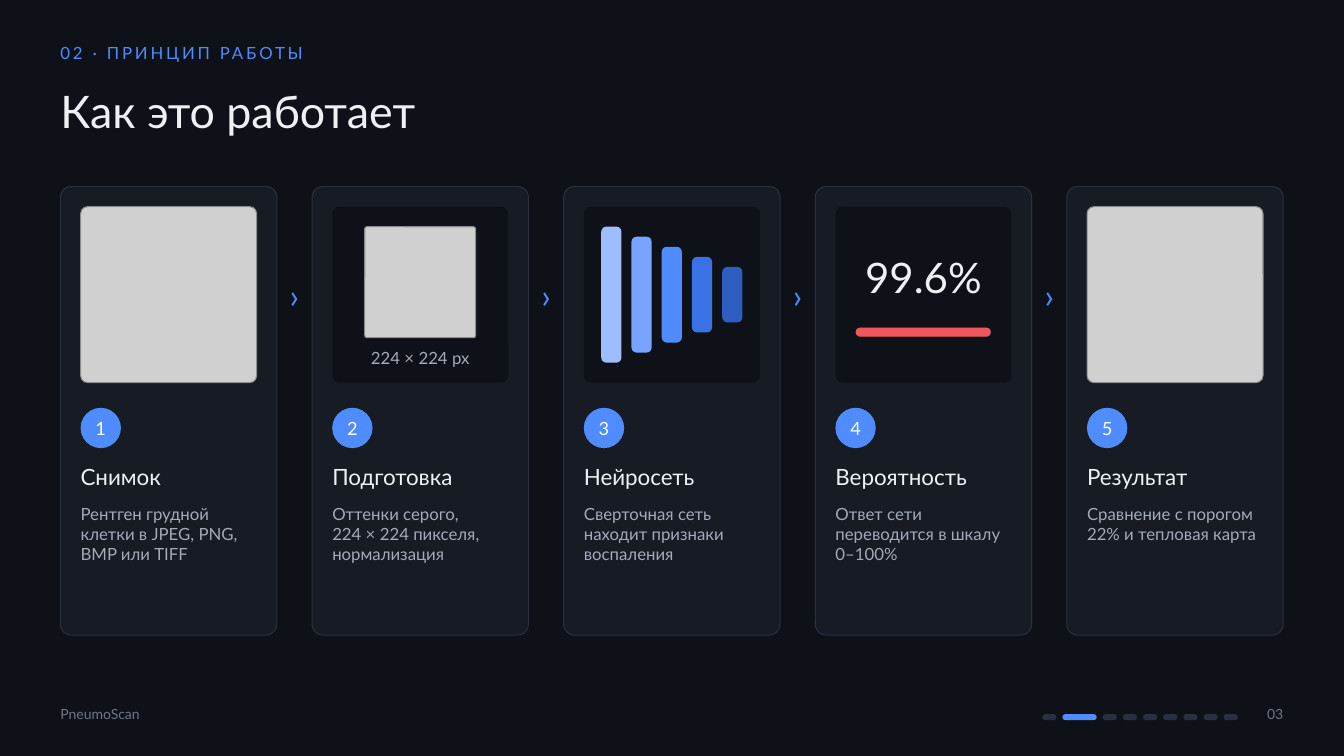
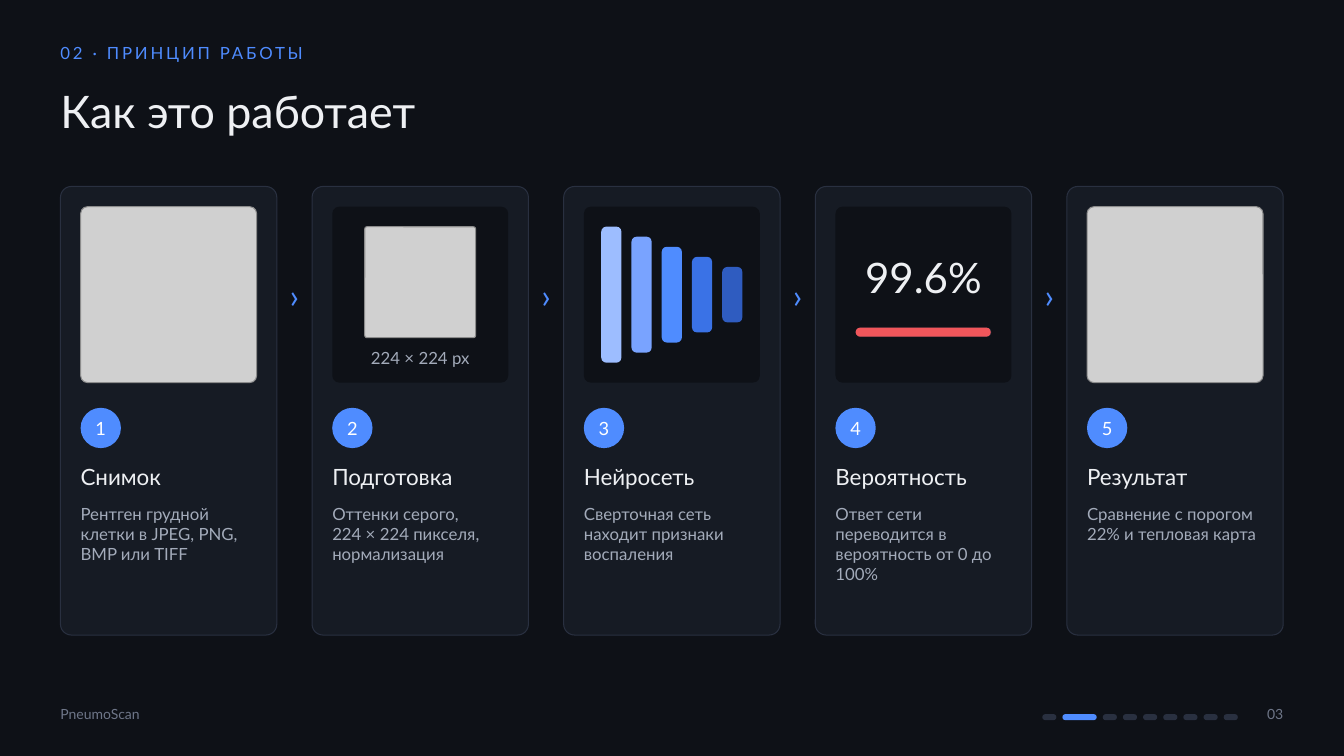
Before and after one commit to SolomonDi/Python-AI, a slide deck: slide 3 of PneumoScan_presentation.pptx. Drawn at 1344x756 pixels with LibreOffice and Linux fonts; fonts in the diff are those of the drawing; grey boxes stand for pictures; background and template pictures are left out. Boxes give left, top, right and bottom in pixels: in the first picture for what was removed or moved away, otherwise in the second. Text is boxed around its words. In the diff, an @@ line names an element or a change of style, - is before the commit and + after.

```diff
--- a/PneumoScan_presentation.pptx
+++ b/PneumoScan_presentation.pptx
@@ text at (x1=835, y1=508, x2=992, y2=580): text changed @@
-Ответ сети переводится в шкалу 0–100%
+Ответ сети переводится в вероятность от 0 до 100%
```
Also in this commit, not shown: 4 other slides changed.
